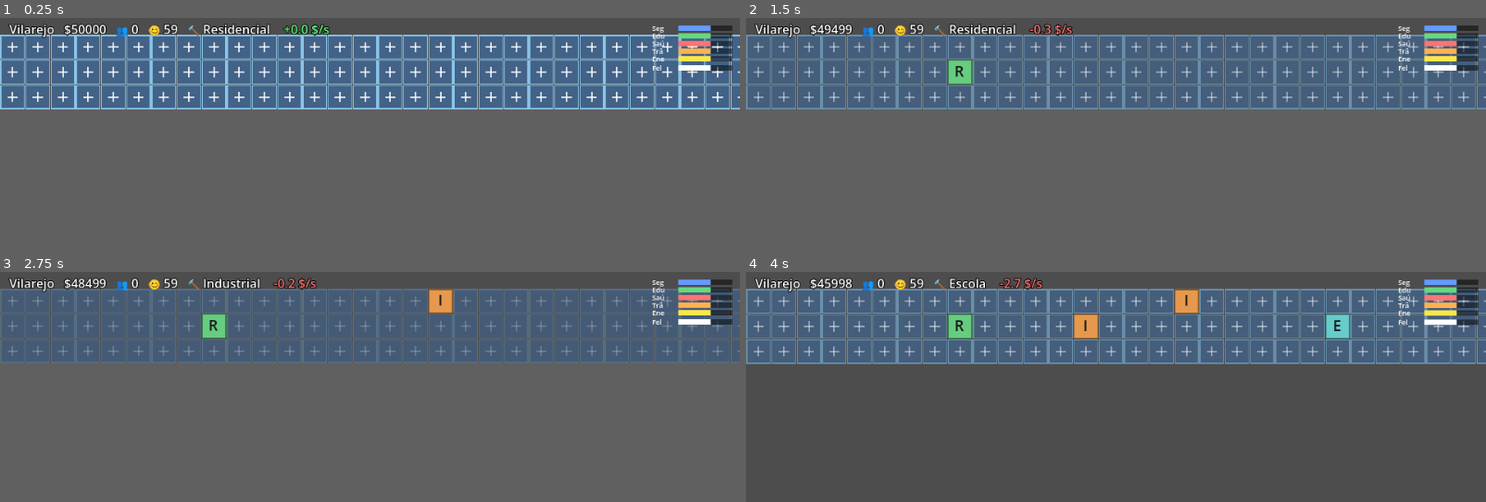
Above: before the commit, frames 1-4 (two rows, left to right).
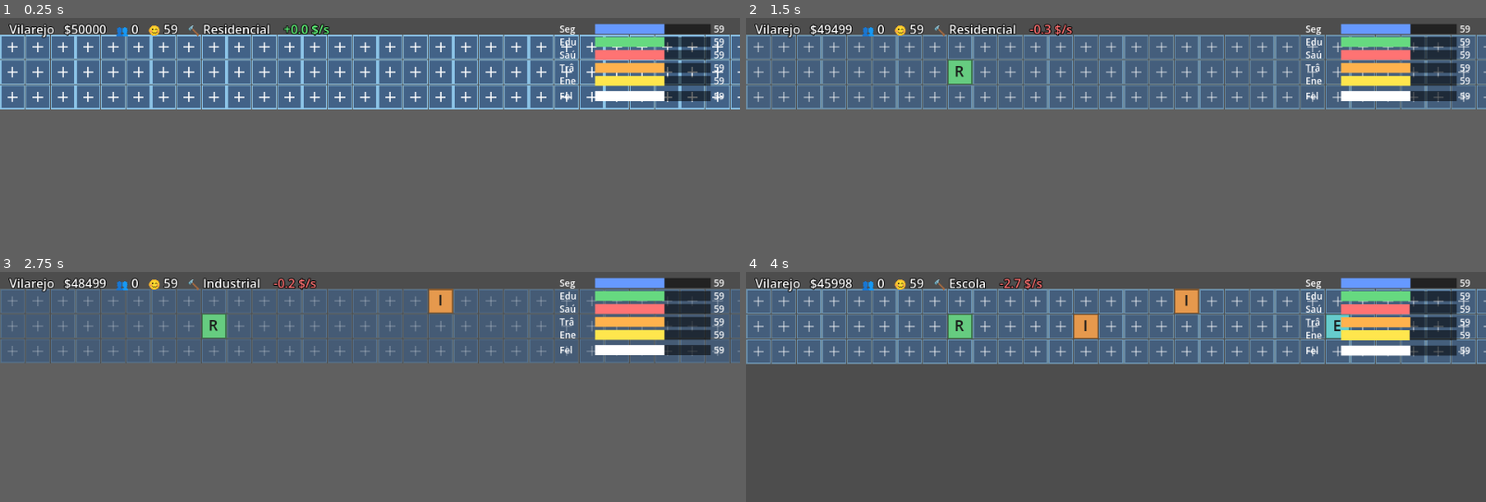
Above: after the commit, the same moments.

Repository: andrewsmedina/yourcity
Game: Godot game, scene res://scenes/main.tscn
The game is run twice, just before and just after one commit, with the same random seed, the same clock (stepped at 60 frames per second) and the same inputs.
Inputs (mouse positions are in pixels of both pictures, inside the frame that each line leads up to):
- Up to frame 1 (0.25 s): no input
- Up to frame 2 (1.5 s): tap Enter at 0.5 s; move the mouse to (1278, 59) at 0.52 s; tap 1 at 0.6 s; click (1278, 59) at 0.67 s; tap Space at 0.77 s; drag from (968, 68) to (1079, 82) at 1.27 s
- Up to frame 3 (2.75 s): move the mouse to (444, 297) at 2.02 s; tap 3 at 2.1 s; click (444, 297) at 2.17 s
- Up to frame 4 (4 s): drag from (1079, 336) to (894, 304) at 2.77 s; move the mouse to (1338, 331) at 3.52 s; tap 5 at 3.6 s; click (1338, 331) at 3.67 s; tap Space at 3.77 s

The runs differ from the first frame. In frame 1, 5.2% of the frame differs, in the area x 75-99%, y 2-37%; in frame 2, 5.2%; in frame 3, 5.2%; in frame 4, 5.2%.

Commit message:
Enlarge indicator bars and show values
Make the right-side indicator graph bigger (wider/taller bars, larger font)
and show each indicator's numeric value next to its bar.

Co-Authored-By: Claude Opus 4.8 (1M context) <noreply@anthropic.com>

Diff:
--- a/scripts/indicator_bars.gd
+++ b/scripts/indicator_bars.gd
@@ -4,11 +4,13 @@
 ## drawn top-right. Full-rect but mouse-transparent so it never steals clicks
 ## from the build slots underneath.
 
-const _BAR_W := 70.0
-const _BAR_H := 7.0
-const _GAP := 3.0
-const _MARGIN := 10.0
-const _LABEL_W := 34.0
+const _BAR_W := 150.0
+const _BAR_H := 13.0
+const _GAP := 4.0
+const _MARGIN := 8.0
+const _LABEL_W := 46.0
+const _VALUE_W := 30.0
+const _FONT_SIZE := 12
 
 var _rows: Array = []  # [{ label, color, getter:Callable }]
 var _font: Font
@@ -31,17 +33,20 @@
 func _draw() -> void:
 	var sim := City.sim
 	var right := get_viewport_rect().size.x - _MARGIN
-	var x := right - _BAR_W
+	var x := right - _VALUE_W - _BAR_W
 	var label_x := x - _LABEL_W
 	var y := _MARGIN
 	for row in _rows:
-		_draw_bar(label_x, x, y, row.label, sim.indicators[row.ind] / 100.0, row.color)
+		_draw_bar(label_x, x, y, row.label, sim.indicators[row.ind], row.color)
 		y += _BAR_H + _GAP
 	# Happiness summary bar.
-	_draw_bar(label_x, x, y + 2.0, "Fel", sim.happiness() / 100.0, Color.WHITE)
+	_draw_bar(label_x, x, y + 3.0, "Fel", sim.happiness(), Color.WHITE)
 
-func _draw_bar(label_x: float, x: float, y: float, label: String, fill: float, color: Color) -> void:
-	draw_string(_font, Vector2(label_x, y + _BAR_H), label,
-		HORIZONTAL_ALIGNMENT_LEFT, _LABEL_W, 9, Color.WHITE)
-	draw_rect(Rect2(x, y, _BAR_W, _BAR_H), Color(0, 0, 0, 0.5))
-	draw_rect(Rect2(x, y, _BAR_W * clampf(fill, 0.0, 1.0), _BAR_H), color)
+func _draw_bar(label_x: float, x: float, y: float, label: String, value: float, color: Color) -> void:
+	var text_y := y + _BAR_H - 2.0
+	draw_string(_font, Vector2(label_x, text_y), label,
+		HORIZONTAL_ALIGNMENT_LEFT, _LABEL_W, _FONT_SIZE, Color.WHITE)
+	draw_rect(Rect2(x, y, _BAR_W, _BAR_H), Color(0, 0, 0, 0.55))
+	draw_rect(Rect2(x, y, _BAR_W * clampf(value / 100.0, 0.0, 1.0), _BAR_H), color)
+	draw_string(_font, Vector2(x + _BAR_W + 4.0, text_y), str(int(value)),
+		HORIZONTAL_ALIGNMENT_LEFT, _VALUE_W, _FONT_SIZE, Color.WHITE)
